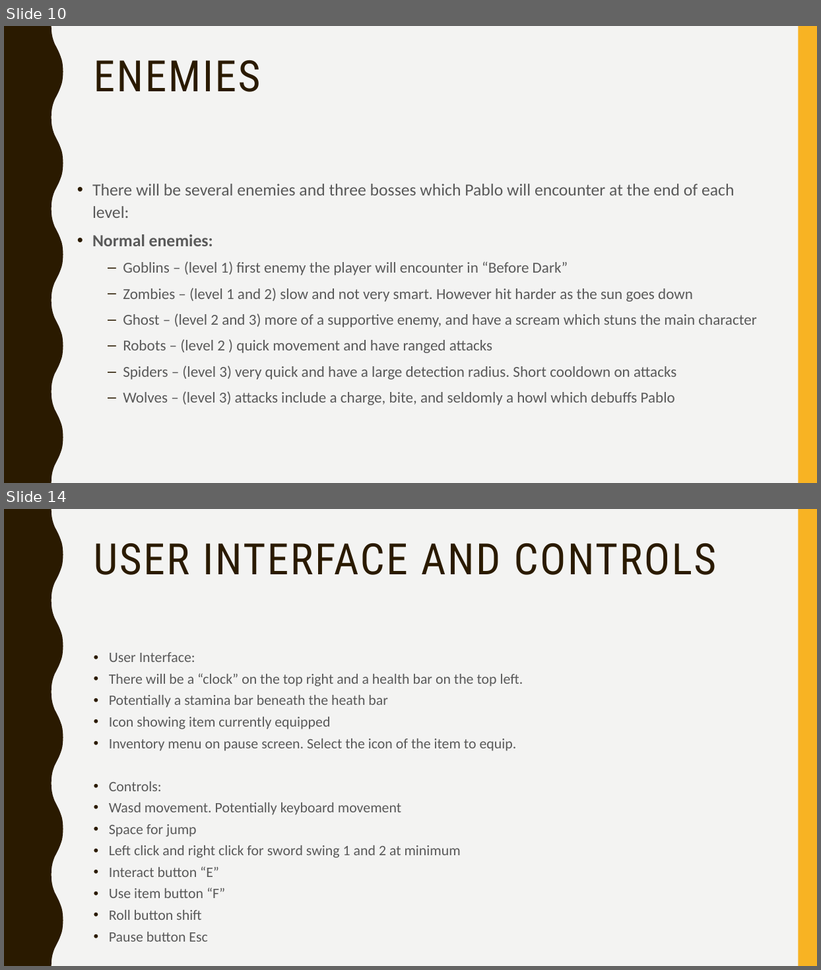
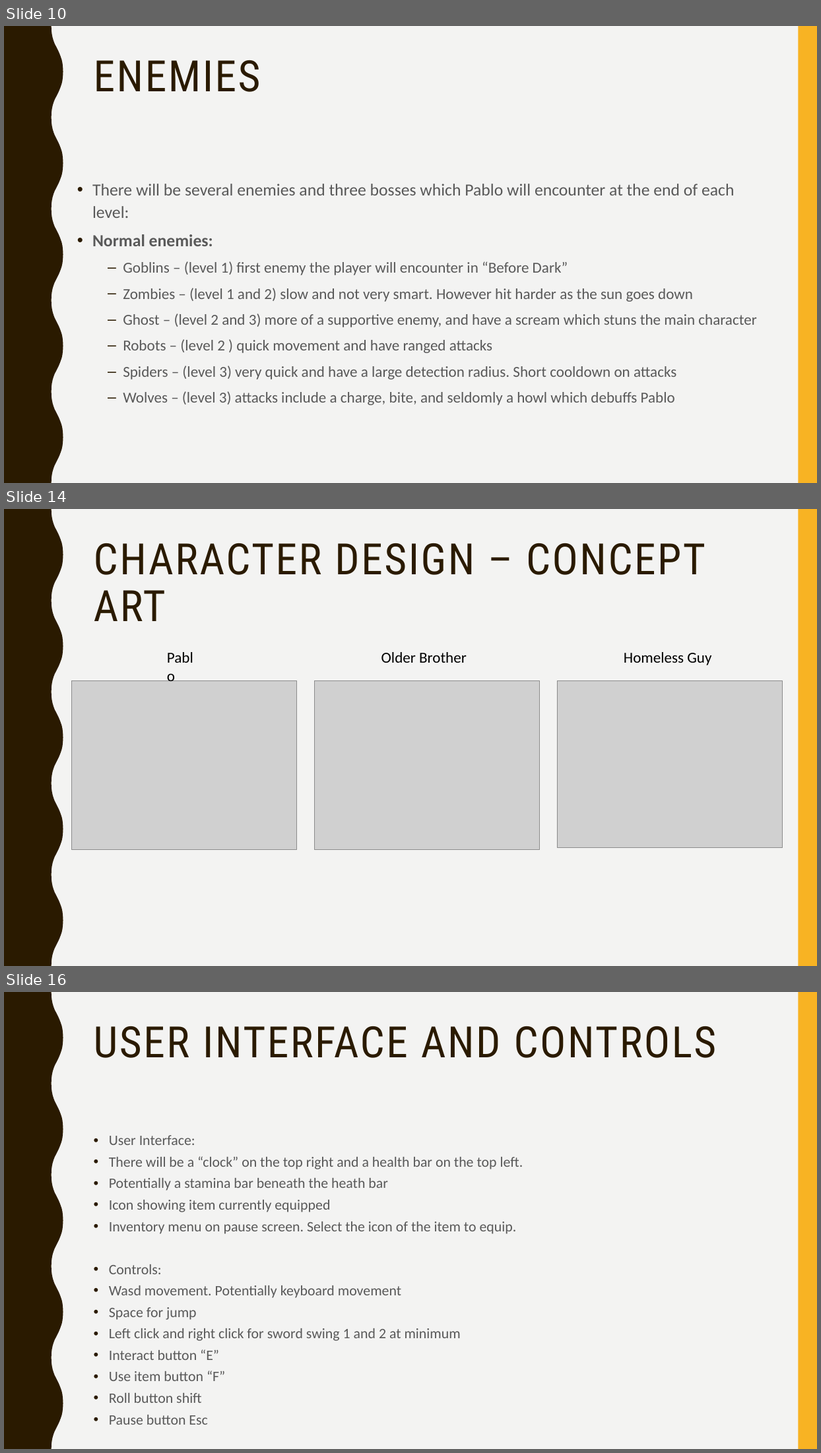
Before and after one commit to LeopoldFrilot/Before-Dark-Repo, a slide deck: VGD_Presentation.pptx. Shown one above the other, each under a label of ours: slides 10 and 14 before the commit, slides 10, 14 and 16 after it; the slides between them are not shown. The pictures are 821x970 and 821x1453 pixels, drawn with LibreOffice and Linux fonts; fonts in the diff are those of the drawing; grey boxes stand for pictures. Boxes give left, top, right and bottom in pixels: in the first picture for what was removed or moved away, otherwise in the second. Text is boxed around its words. In the diff, an @@ line names an element or a change of style, - is before the commit and + after.

```diff
--- a/VGD_Presentation.pptx
+++ b/VGD_Presentation.pptx
@@ slide 14 added at [4, 509, 817, 966], background #F3F3F2; not listed: 2 template elements that a slide beside it also shows @@
@@ title added at [94, 543, 706, 621], 51 pt, text #2A1A00 @@
+CHARACTER DESIGN – CONCEPT ART
@@ text added at [161, 645, 207, 669], 18 pt, text #000000 @@
+Pablo
@@ text added at [382, 652, 467, 663], 18 pt, text #000000 @@
+Older Brother
@@ text added at [624, 652, 712, 665], 18 pt, text #000000 @@
+Homeless Guy
@@ picture added at [72, 681, 297, 850] @@
@@ picture added at [314, 681, 539, 850] @@
@@ picture added at [557, 681, 782, 848] @@
@@ what was slide 14 is now slide 16 @@
```
Also in this commit, not shown: 4 slides changed, 2 other slides added, 1 slide removed.
